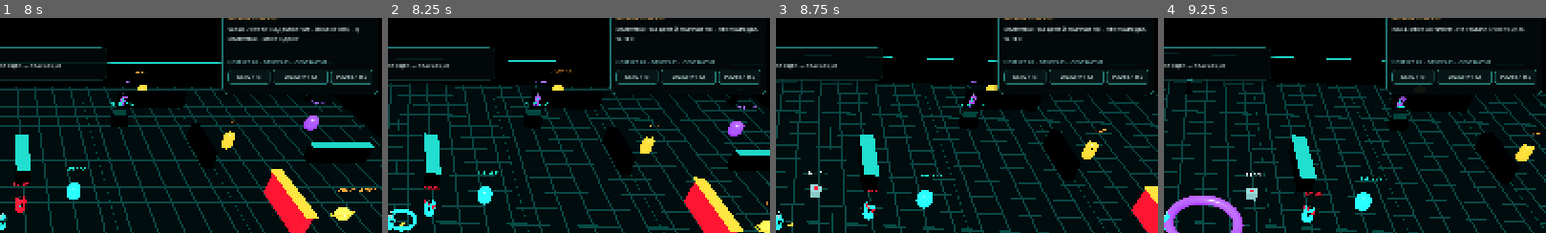
Above: before the commit, frames 1-4 (left to right).
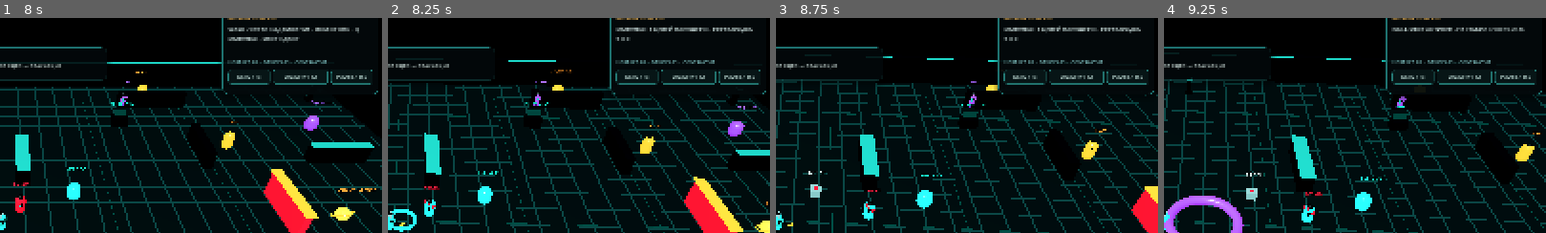
Above: after the commit, the same moments.

Repository: HADJAL001/osgard-world
Game: Godot game, scene res://scenes/main.tscn
Two runs of this game, one before a commit and one after it. Both use one fixed random seed, a clock stepped at 60 frames per second and the inputs below.
Inputs (mouse positions are % of the whole screen's width and height, from its top left):
- Up to frame 1 (8 s): click "НАЧАТЬ РЕЙД / ENTER" at 0.5 s; click "DIAG / F3" at 1.25 s; click "QUALITY / F2" at 2 s; click "PAUSE / ESC" at 2.75 s; click "ПРОДОЛЖИТЬ" at 3.5 s; tap Enter at 4.25, 4.35 s; move the mouse to (72, 45) at 4.27 s; hold Right 4.28-5.03 s; click (72, 45) at 4.42 s; tap Space at 4.52, 5.27, 7.52 s; move the mouse to (30, 55) at 5.02 s; hold Down 5.03-5.78 s; tap Keypad Enter at 5.1 s; move the mouse to (60, 28) at 5.77 s; hold Right 5.78-6.5 s; tap H at 5.85 s; click "НАЧАТЬ РЕЙД / ENTER" at 6.5 s; move the mouse to (45, 70) at 7.27 s; hold Up from 7.28 s (still down); tap E at 7.35 s; click (45, 70) at 7.42 s
- Up to frame 2 (8.25 s): move the mouse to (80, 65) at 8.02 s; release Up at 8.03 s; hold Left from 8.03 s (still down); tap Q at 8.1 s
- Up to frame 3 (8.75 s): keep holding Left; tap Space at 8.27 s
- Up to frame 4 (9.25 s): keep holding Left; move the mouse to (20, 35) at 8.77 s; tap Shift at 8.85 s; tap Space at 9.02 s
The pictures show only the part of the screen within x 50-100%, y 4-54%; the shares and areas given below are measured in that part.

Frame 1 is identical in both runs. In frame 2, 0.5% of the frame differs, in the area x 60-97%, y 3-11%; in frame 3, 0.5%; in frame 4, nothing differs.

Commit message:
Fix Godot pulse cooldown text formatting

Diff:
--- a/godot/null-shift/scripts/main.gd
+++ b/godot/null-shift/scripts/main.gd
@@ -899,7 +899,7 @@
 
 func _deploy_pulse() -> void:
 	if pulse_cooldown > 0.0 or paused_game or mission_finished:
-		objective_text = "ИМПУЛЬС ПЕРЕЗАРЯЖАЕТСЯ · %.1F С" % pulse_cooldown
+		objective_text = "ИМПУЛЬС ПЕРЕЗАРЯЖАЕТСЯ · %.1f С" % pulse_cooldown
 		return
 	pulse_cooldown = maxf(2.0, 5.0 - float(pulse_level) * 0.7)
 	var count := 0
@@ -912,7 +912,7 @@
 	_spawn_ring_burst(player.global_position + Vector3.UP * 0.2, materials["cyan"])
 	_screen_impulse(0.095, 0.17)
 	phase_flash_timer = maxf(phase_flash_timer, 0.14)
-	objective_text = "ИМПУЛЬС: %d ЦЕЛЕЙ НАРУШЕНО · ПЕРЕЗАРЯДКА %.1F С" % [count, pulse_cooldown]
+	objective_text = "ИМПУЛЬС: %d ЦЕЛЕЙ НАРУШЕНО · ПЕРЕЗАРЯДКА %.1f С" % [count, pulse_cooldown]
 	_play_sfx(95.0, 0.55, 0.16)
 	_update_hud()
 
Not shown, changed: scripts/null-shift-godot-smoke.mjs
